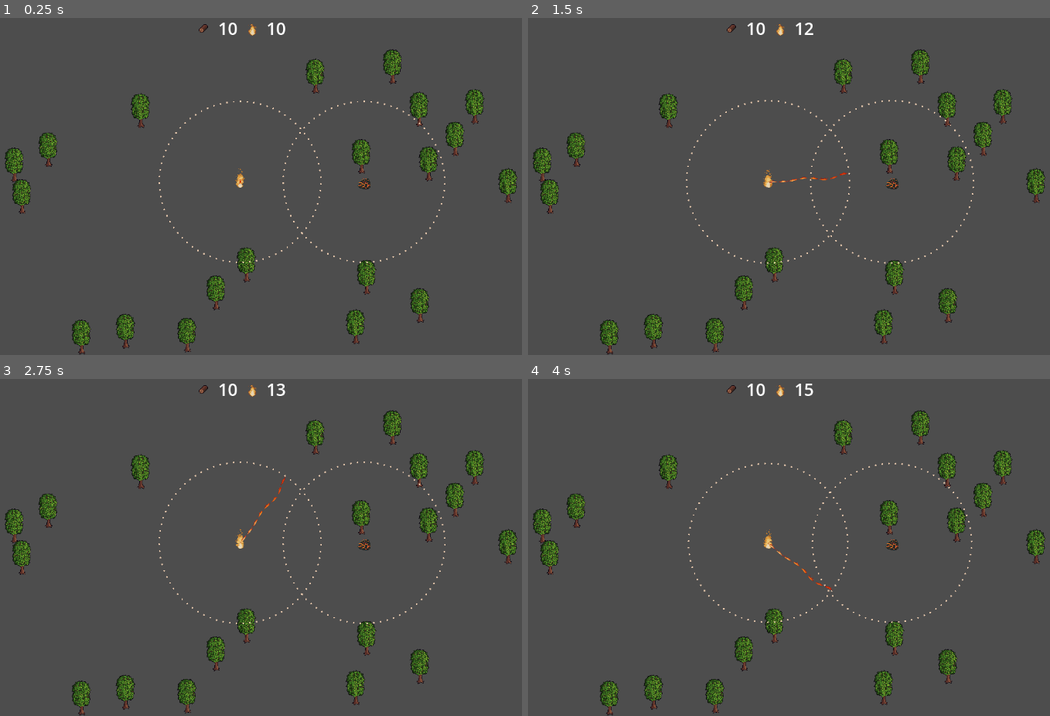
Above: before the commit, frames 1-4 (two rows, left to right).
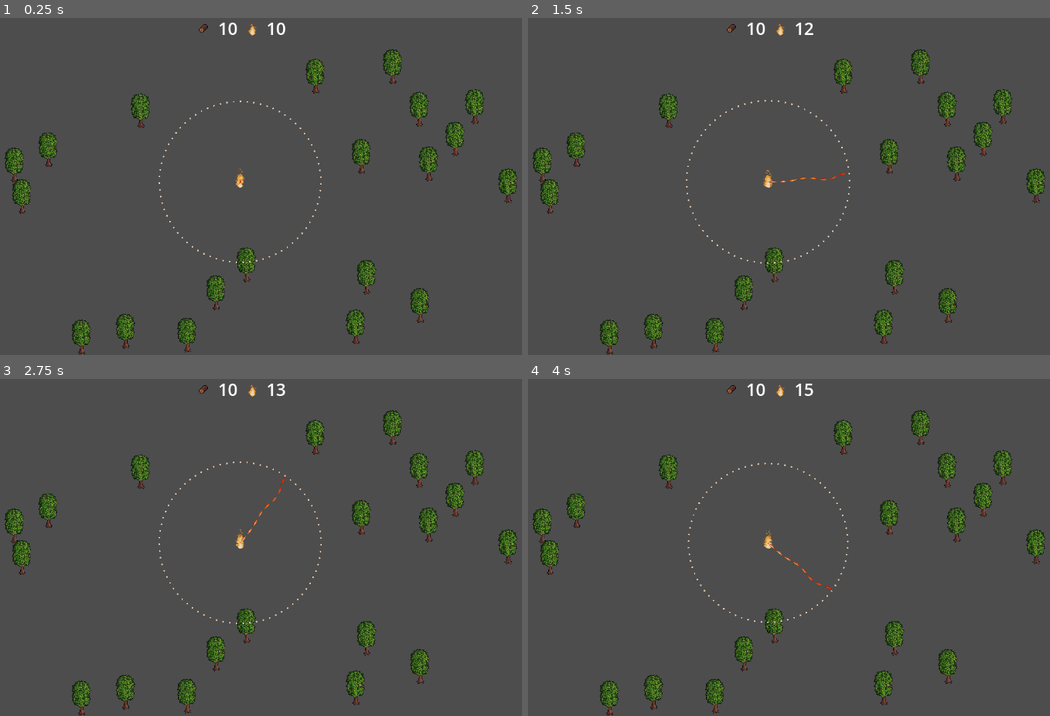
Above: after the commit, the same moments.

Repository: pelle5555/feed_fire
Game: Godot game, scene res://Scenes/Main_Scene.tscn
Same seed, same stepped clock (60 frames per second), same inputs: the game is played once before the commit and once after it.
Inputs (mouse positions are in pixels of both pictures, inside the frame that each line leads up to):
- Up to frame 1 (0.25 s): no input
- Up to frame 2 (1.5 s): tap Enter (ui_accept) at 0.5, 0.77 s; move the mouse to (982, 142) at 0.52 s; click (982, 142) at 0.67 s; move the mouse to (956, 166) at 1.27 s; click (956, 166) at 1.42 s
- Up to frame 3 (2.75 s): tap Enter (ui_accept) at 1.52 s; move the mouse to (313, 439) at 2.02 s; click (313, 439) at 2.17 s
- Up to frame 4 (4 s): move the mouse to (888, 520) at 2.77 s; click (888, 520) at 2.92 s; tap Enter (ui_accept) at 3.02, 3.77 s; move the mouse to (893, 641) at 3.52 s; click (893, 641) at 3.67 s

The runs differ from the first frame. In frame 1, 0.2% of the frame differs, in the area x 54-86%, y 24-73%; in frame 2, 0.3%, in the area x 53-86%, y 24-73%; in frame 3, 0.2%; in frame 4, 0.2%.

Commit message:
made spawn manager handler right click

Diff:
--- a/Scenes/Main_Scene.tscn
+++ b/Scenes/Main_Scene.tscn
@@ -6,7 +6,6 @@
 [ext_resource type="Texture2D" uid="uid://buhotq5mrqifq" path="res://Assets/Sprites/Trees_Free/Forage Items/Singles/Forage Items/08_Oak_Log.png" id="3_qtktj"]
 [ext_resource type="Texture2D" uid="uid://ch1bewrcftmry" path="res://Assets/Sprites/Fire/Group 5 - 3_2.png" id="4_1l8qe"]
 [ext_resource type="PackedScene" uid="uid://op5xh4680js4" path="res://Scenes/tree.tscn" id="5_qtktj"]
-[ext_resource type="PackedScene" uid="uid://76lovydo6bt0" path="res://Scenes/ember.tscn" id="6_654x7"]
 [ext_resource type="Script" uid="uid://bnfu15r3nel4d" path="res://Scripts/spawn_manager.gd" id="8_7h23t"]
 
 [sub_resource type="LabelSettings" id="LabelSettings_tkmsp"]
@@ -21,9 +20,6 @@
 tree_scene = ExtResource("5_qtktj")
 
 [node name="SpawnTimer" type="Timer" parent="SpawnManager" unique_id=1520101672]
-
-[node name="Ember" parent="." unique_id=637704573 instance=ExtResource("6_654x7")]
-position = Vector2(231, 0)
 
 [node name="Fire" parent="." unique_id=1318183114 instance=ExtResource("1_8sucx")]
 
@@ -80,5 +76,4 @@
 
 [connection signal="timeout" from="SpawnManager/SpawnTimer" to="SpawnManager" method="_on_spawn_timer_timeout"]
 
-[editable path="Ember"]
 [editable path="Fire"]
--- a/Scripts/spawn_manager.gd
+++ b/Scripts/spawn_manager.gd
@@ -13,6 +13,23 @@
 func _ready() -> void:
 	print(screen_size)
 	initial_tree_spawn()
+
+#Is also used in mouse_input. I should be move somewhere else
+func _get_influences() -> Array:
+	return get_tree().get_nodes_in_group("influence")
+
+#Is also used in mouse_input. I should be move somewhere else
+func is_position_in_any_influence(pos: Vector2) -> bool:
+	for influence in _get_influences():
+		print(influence)
+		if influence.is_position_reachable(pos):
+			return true
+	return false
+
+func _input(event):
+	if event is InputEventMouseButton and event.button_index == MOUSE_BUTTON_RIGHT and event.pressed and event.double_click:
+		if is_position_in_any_influence(event.position):
+			print("Right mouse clicked!")
 
 func initial_tree_spawn() -> void:
 	var rng = RandomNumberGenerator.new()
